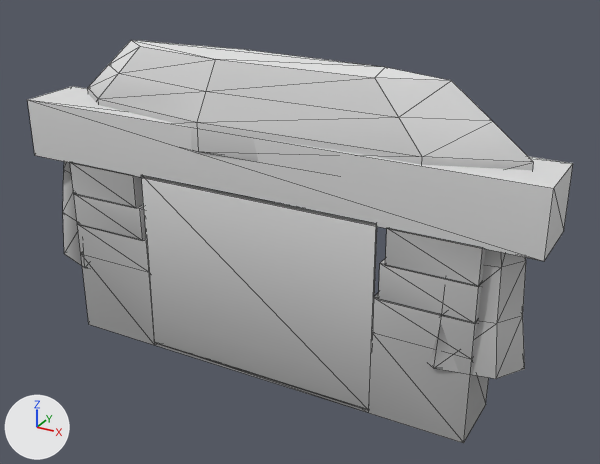
The glTF model assets/models/halong/structures/grotto_portal.glb as it was, and as the next commit left it.
One viewpoint serves both versions: a 50 mm camera at (14.0, -23.2, 17.2) aimed at (1.1, 0.2, 5.5). Lighting does not change. The marker at lower left points along +X, +Y and +Z. The picture after the commit comes second. Mesh edges are drawn as thin lines. Vertices at exactly the same position are counted once.

The first picture shows 'Portal_Dark', 'Portal_Rock'.
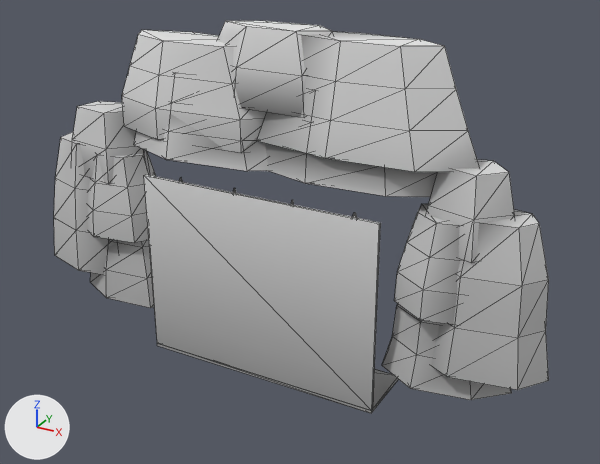
Where the change shows, as pixel boxes [x1, y1, x2, y2] in the pictures (600 x 464 px; the box of a moved part takes in the faces that stretch with it):
'Portal_Rock', reshaped (9% narrower)
    before: [27, 40, 573, 443]
    after: [54, 21, 549, 414]
'Portal_Dark', reshaped
    before: [141, 175, 377, 411]
    after: [144, 174, 381, 410]
part 2 of me_portal_rock, moved or reshaped
    before: [88, 40, 534, 170]
    after: [122, 30, 267, 153]
part 3 of me_portal_rock, moved or reshaped
    before: [63, 162, 82, 266]
    after: [54, 132, 118, 275]
part 4 of me_portal_rock, moved or reshaped
    before: [429, 249, 526, 379]
    after: [432, 210, 549, 390]
part 5 of me_portal_rock, moved or reshaped
    before: [155, 343, 369, 413]
    after: [157, 343, 398, 414]
part 6 of me_portal_rock, rebuilt
    before: [74, 194, 146, 241]
    after: [87, 149, 156, 243]
part 7 of me_portal_rock, rebuilt
    before: [378, 259, 482, 323]
    after: [394, 204, 460, 325]
part 8 of me_portal_rock, added
    after: [90, 240, 154, 308]
part 9 of me_portal_rock, added
    after: [382, 304, 512, 400]
part 10 of me_portal_rock, added
    after: [134, 114, 269, 171]
part 11 of me_portal_rock, added
    after: [265, 143, 438, 197]
part 12 of me_portal_rock, added
    after: [257, 31, 480, 172]
part 13 of me_portal_rock, added
    after: [217, 21, 333, 117]
part 14 of me_portal_rock, added
    after: [72, 101, 145, 184]
part 15 of me_portal_rock, added
    after: [426, 160, 515, 262]
part 16 of me_portal_rock, deleted
    before: [70, 162, 143, 208]
part 17 of me_portal_rock, deleted
    before: [369, 228, 489, 443]
part 18 of me_portal_rock, deleted
    before: [77, 224, 155, 345]
part 19 of me_portal_rock, deleted
    before: [27, 86, 573, 261]

What the commit changed:
me_portal_dark is used by ob_portal_dark; location (0.0, 0.0, 0.0).
me_portal_dark had 68 vertices, 112 faces and spanned x -4.6..4.6, y -1.21..-0.34, z 0.1..7.1.
me_portal_dark now has 40 vertices, 60 faces and spans x -4.5..4.7, y -1.19..-0.32, z 0.1..7.1.
me_portal_dark part 1: the loose piece of 8 vertices spanning x -4.6..4.6, y -1.21..-1.11, z 0.1..7.1 is moved by (0.1, 0.02, 0.0).
Other edits to the shape of me_portal_dark do not show in these pictures.
me_portal_rock is used by ob_portal_rock; location (0.0, 0.0, 0.0).
me_portal_rock had 164 vertices, 276 faces and spanned x -9.8..9.8, y -1.4..1.4, z 0.0..11.5.
me_portal_rock now has 336 vertices, 616 faces and spans x -10.2..10.2, y -1.4..1.4, z 0.0..12.6.
me_portal_rock part 2: the loose piece of 28 vertices spanning x -8.4..9.0, y -1.3..1.3, z 8.4..11.5 is scaled about its middle by (0.422, 0.962, 1.09), then moved by (-3.1, 0.1, 0.2).
me_portal_rock part 3: the loose piece of 28 vertices spanning x -9.6..-4.9, y -1.2..1.1, z 2.6..8.2 is scaled about its middle by (1.14, 1, 0.929), then moved by (-0.3, 0.0, -0.4).
me_portal_rock part 4: the loose piece of 28 vertices spanning x 5.3..9.4, y -1.4..1.4, z 2.6..8.2 is scaled about its middle by (1.14, 1, 0.929), then moved by (0.5, 0.0, -0.4).
me_portal_rock part 5: the loose piece of 8 vertices spanning x -4.6..4.6, y -1.2..1.2, z 0.0..0.1 is moved by (0.1, 0.0, 0.0).
me_portal_rock part 6: the loose piece of 8 vertices spanning x -8.0..-4.8, y -1.2..1.2, z 4.5..5.8 is rebuilt with 28 vertices and now spans x -8.6..-4.6, y -1.3..1.2, z 4.2..7.4.
me_portal_rock part 7: the loose piece of 8 vertices spanning x 4.8..8.0, y -1.2..1.2, z 4.5..5.8 is rebuilt with 28 vertices and now spans x 4.9..8.8, y -1.4..1.2, z 4.2..7.4.
me_portal_rock part 8: a new loose piece of 28 vertices spanning x -8.6..-3.9, y -1.2..1.4, z 1.5..5.1, in mat_paletteatlas.
me_portal_rock part 9: a new loose piece of 28 vertices spanning x 4.5..9.1, y -1.2..1.4, z 1.5..5.1, in mat_paletteatlas.
me_portal_rock part 10: a new loose piece of 28 vertices spanning x -6.1..1.4, y -1.3..1.2, z 7.9..10.9, in mat_paletteatlas.
me_portal_rock part 11: a new loose piece of 28 vertices spanning x -0.8..6.6, y -1.0..1.2, z 7.9..10.9, in mat_paletteatlas.
me_portal_rock part 12: a new loose piece of 28 vertices spanning x 0.0..7.4, y -1.1..1.0, z 8.9..12.5, in mat_paletteatlas.
me_portal_rock part 13: a new loose piece of 18 vertices spanning x -2.6..3.2, y -0.8..1.1, z 10.0..12.6, in mat_paletteatlas.
me_portal_rock part 14: a new loose piece of 15 vertices spanning x -8.5..-5.3, y -1.0..1.2, z 6.4..9.0, in mat_paletteatlas.
me_portal_rock part 15: a new loose piece of 15 vertices spanning x 5.7..8.8, y -1.1..1.3, z 6.4..9.0, in mat_paletteatlas.
me_portal_rock part 16: the loose piece of 8 vertices spanning x -8.0..-5.0, y -1.2..1.2, z 5.7..7.0 is deleted.
me_portal_rock part 17: 24 vertices removed from x 4.6..8.0, y -1.2..1.2, z 0.0..7.0.
me_portal_rock part 18: 16 vertices removed from x -8.0..-4.6, y -1.2..1.2, z 0.0..4.5.
me_portal_rock part 19: 8 vertices removed from x -9.8..9.8, y -1.2..1.2, z 7.0..9.2.
